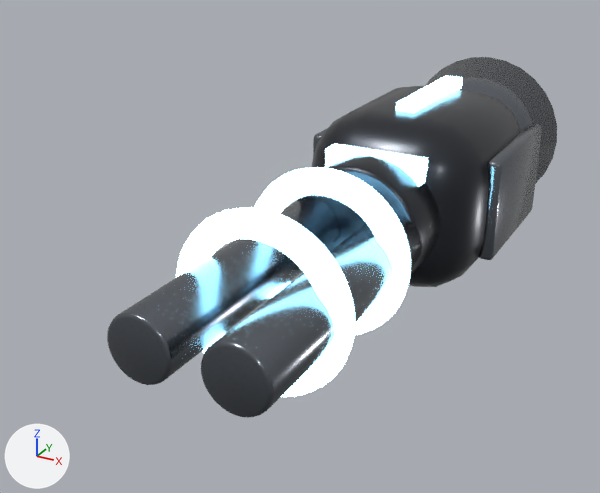
The glTF model robo-battle-3d/assets/models/weapon_drone_blazer.glb as it was, and as the next commit left it.
The view is the same before and after, from a camera (50 mm lens) standing at (0.746, -2.024, 0.741) and looking at (-0.12, -0.45, -0.046). Lighting does not change. The marker at lower left points along +X, +Y and +Z. The picture after the commit comes second. Vertices at exactly the same position are counted once.

Objects in the first picture: 'weapon_drone_blazer'.
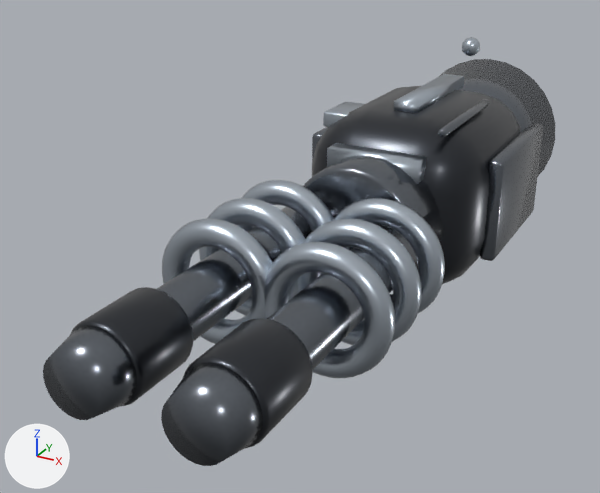
Changed parts and their boxes [x1, y1, x2, y2] in the pictures (600 x 493 px; the box of a moved part takes in the faces that stretch with it):
'weapon_drone_blazer', reshaped (14% wider, 19% taller)
    before: [107, 57, 557, 417]
    after: [43, 37, 555, 466]
part 1 of me_cube, moved or reshaped
    before: [107, 197, 340, 385]
    after: [70, 287, 193, 406]
part 2 of me_cube, moved or reshaped
    before: [201, 214, 422, 417]
    after: [183, 318, 313, 448]
part 3 of me_cube, added
    after: [462, 37, 480, 56]
part 4 of me_cube, added (pale blue)
    after: [199, 198, 305, 316]
part 5 of me_cube, added
    after: [298, 219, 421, 345]
part 6 of me_cube, added
    after: [157, 207, 312, 341]
part 7 of me_cube, added
    after: [43, 325, 137, 420]
part 8 of me_cube, added
    after: [267, 209, 443, 370]
part 9 of me_cube, added
    after: [161, 362, 263, 466]
part 10 of me_cube, added
    after: [438, 99, 489, 138]
part 11 of me_cube, added (pale blue)
    after: [323, 102, 364, 127]
part 12 of me_cube, moved or reshaped
    before: [176, 57, 557, 397]
    after: [162, 59, 555, 378]
part 13 of me_cube, recoloured
    both: [327, 76, 463, 184]

Diff of the bpy script that builds the scene:
```diff
--- a/robo-battle-3d/assets/models/weapon_drone_blazer.glb.py
+++ b/robo-battle-3d/assets/models/weapon_drone_blazer.glb.py
@@ mat_accent @@
+mat_accent = principled_material('Accent')
+mat_accent.base_color = (0.55, 0.62, 0.7)  # pale blue #c4ceda
+mat_accent.metallic = 1.0
+mat_accent.roughness = 0.28
+mat_accent.coat_weight = 0.5
+mat_accent.coat_roughness = 0.25
@@ me_cube @@
 # used by ob_weapon_drone_blazer; location = (0.0, 0.0, 0.0)
-me_cube.from_pydata(...)  # 2104 vertices, 4164 faces; spans x -0.25..0.25, y -1.07..0.55, z -0.24..0.24
+me_cube.from_pydata(...)  # 5138 vertices, 10196 faces; spans x -0.26..0.26, y -1.21..0.57, z -0.23..0.41
+# me_cube part 1: the loose piece of 168 vertices spanning x -0.17..-0.03, y -1.07..-0.41, z -0.07..0.07 is scaled about its middle by (1.14, 0.229, 1.14), then moved by (-0.02, -0.32, 0.0), in mat_gunmetal (dark grey #383c42)
+# me_cube part 2: the loose piece of 168 vertices spanning x 0.03..0.17, y -1.07..-0.41, z -0.07..0.07 is scaled about its middle by (1.14, 0.229, 1.14), then moved by (0.02, -0.32, 0.0), in mat_gunmetal (dark grey #383c42)
+# me_cube part 3: a new loose piece, an icosphere of 80 faces spanning x 0.126..0.168, y -0.13..-0.086, z 0.366..0.41, in mat_accent (pale blue #c4ceda)
+# me_cube part 4: a new loose piece, a torus around y (ring radius 0.11, tube radius 0.028) spanning x -0.258..0.018, y -0.68..-0.624, z -0.138..0.138, in mat_accent (pale blue #c4ceda)
+# me_cube part 5: a new loose piece, a torus around y (ring radius 0.11, tube radius 0.028) spanning x -0.018..0.258, y -0.68..-0.624, z -0.138..0.138, in mat_accent (pale blue #c4ceda)
+# me_cube part 6: the loose piece of 168 vertices spanning x -0.17..-0.03, y -1.07..-0.41, z -0.07..0.07 is copied, and the copy is scaled about its middle by (0.85, 1.09, 0.85), then moved by (-0.02, 0.08, 0.0); it spans x -0.18..-0.06, y -1.02..-0.3, z -0.06..0.06
+# me_cube part 7: a new loose piece, a 28-sided cut cone along y (radius 0.06 at the low end, 0.081 at the high end) spanning x -0.201..-0.039, y -1.21..-1.11, z -0.081..0.081, in mat_steel (grey #737981)
+# me_cube part 8: the loose piece of 168 vertices spanning x 0.03..0.17, y -1.07..-0.41, z -0.07..0.07 is copied, and the copy is scaled about its middle by (0.85, 1.09, 0.85), then moved by (0.02, 0.08, 0.0); it spans x 0.06..0.18, y -1.02..-0.3, z -0.06..0.06
+# me_cube part 9: a new loose piece, a 28-sided cut cone along y (radius 0.06 at the low end, 0.081 at the high end) spanning x 0.039..0.201, y -1.21..-1.11, z -0.081..0.081, in mat_steel (grey #737981)
+# me_cube part 10: a new loose piece of 72 vertices spanning x 0.14..0.16, y -0.27..0.06, z 0.21..0.23, in mat_steel (grey #737981)
+# me_cube part 11: a new loose piece of 56 vertices spanning x -0.21..-0.11, y -0.17..-0.04, z 0.16..0.2, in mat_accent (pale blue #c4ceda)
+# me_cube part 12: 18 vertices moved within x -0.17..0.17, y -0.81..-0.52, z -0.13..0.13; 1362 vertices removed from x -0.25..0.25, y -0.85..0.55, z -0.24..0.24; 2514 vertices added at x -0.26..0.26, y -0.81..0.57, z -0.23..0.23
+# me_cube part 13: 24 faces spanning x -0.12..0.12, y -0.33..0.23, z 0.1..0.24 switch from mat_energyglow (blue #95ddff, glowing blue #95ddff) to mat_accent (pale blue #c4ceda)
+# other edits to the shape of me_cube do not show in these pictures
 me_cube.materials.append(mat_gunmetal)
```
